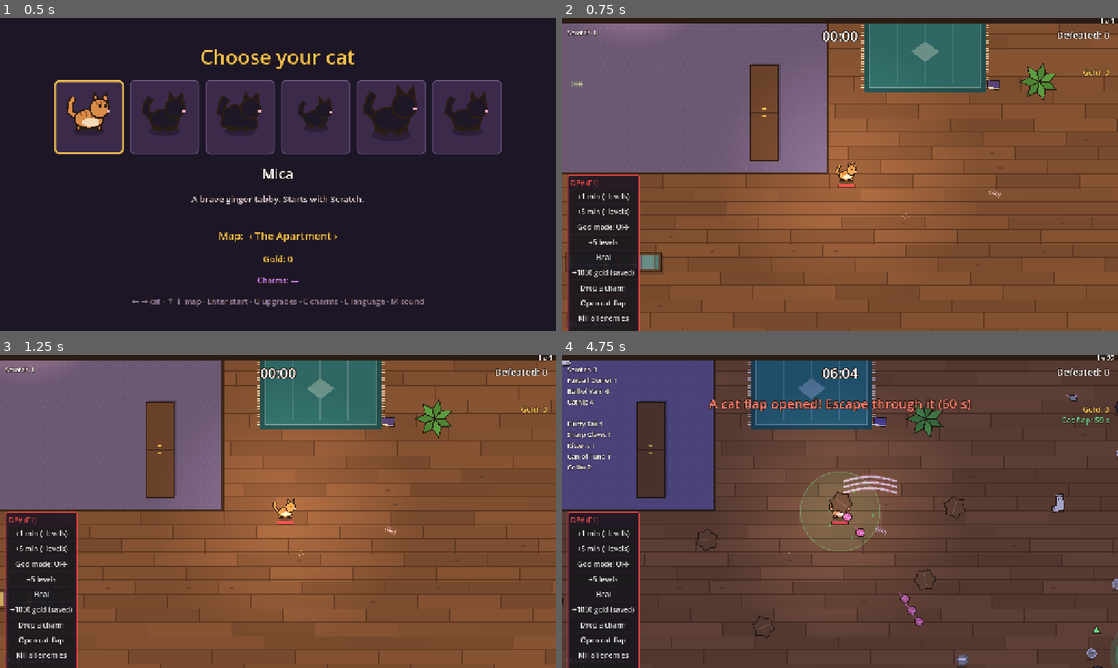
Above: before the commit, frames 1-4 (two rows, left to right).
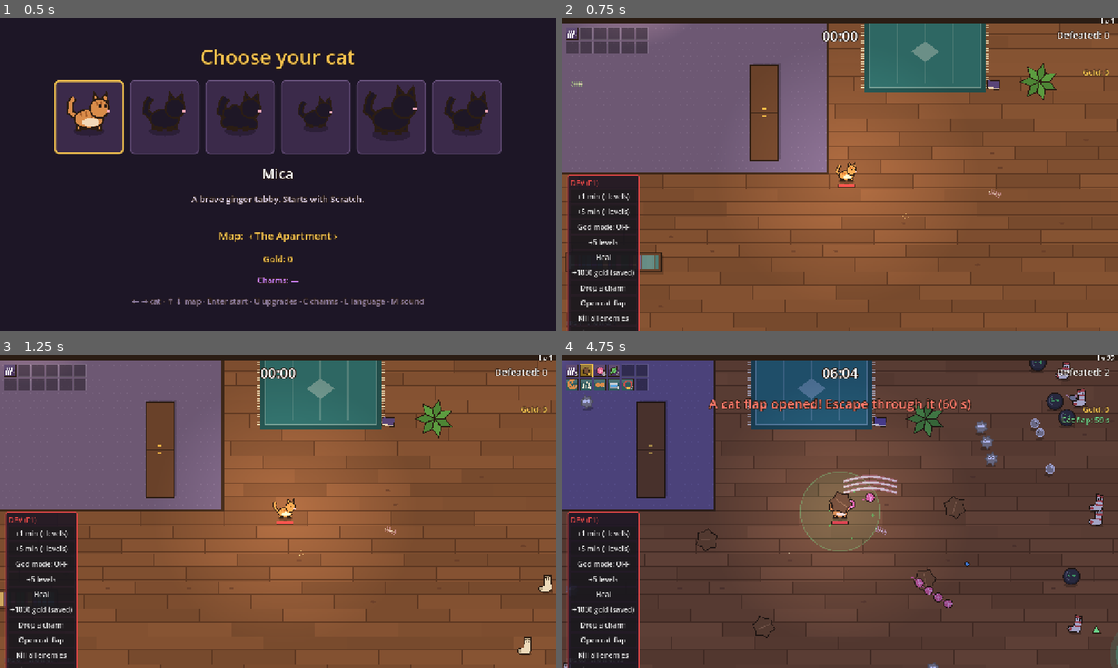
Above: after the commit, the same moments.

Repository: johnniccon01/cat-survivors
Game: Godot game, scene res://scenes/character_select.tscn
The game is run twice, just before and just after one commit, with the same random seed, the same clock (stepped at 60 frames per second) and the same inputs.
Inputs (mouse positions are in pixels of both pictures, inside the frame that each line leads up to):
- Up to frame 1 (0.5 s): no input
- Up to frame 2 (0.75 s): tap Enter (ui_accept) at 0.5 s; move the mouse to (962, 158) at 0.52 s; hold D (move_right) from 0.53 s (still down); hold L (language) from 0.53 s (still down); click (962, 158) at 0.67 s
- Up to frame 3 (1.25 s): keep holding D (move_right); keep holding L (language); tap U (shop) at 0.77, 1.07 s
- Up to frame 4 (4.75 s): release D (move_right) at 1.25 s; release L (language) at 1.25 s; drag from (728, 527) to (812, 574) at 1.27 s; click "+1 min (+levels)" at 2 s; click "+5 min (+levels)" at 2.75 s; move the mouse to (895, 442) at 3.52 s; hold D (move_right) 3.53-4.25 s; hold L (language) 3.53-4.25 s; click (895, 442) at 3.67 s; drag from (812, 574) to (673, 464) at 4.27 s

Frame 1 is identical in both runs. In frame 2, 0.9% of the frame differs, in the area x 0-16%, y 3-12%; in frame 3, 1.1%; in frame 4, 3.6%, in the area x 0-100%, y 1-100%.

Commit message:
Weapon/passive icons with slot limits, randomized pacing
- Procedural icons for all weapons and passives; HUD shows 6 weapon and
  6 passive slots (empty slots visible) with level badges, MAX, and a
  gold frame + star for evolved weapons
- Level-up cards show the item's icon
- Alive-enemy cap re-rolled every 30-60 s within a range that grows over
  the run (about 70-120 early, 150-200 at 5 min, 300-400 at the end)
- Randomness: spawn interval ±25%, lulls every 2-3 min for 8-14 s,
  events shifted ±30 s, bosses arrive 0-20 s into their wave, elites
  every 30-50 s, guaranteed cat flaps at 5/10/15 min ±30 s

Co-Authored-By: Claude Opus 5.5 <noreply@anthropic.com>

Diff:
--- a/scripts/main.gd
+++ b/scripts/main.gd
@@ -29,8 +29,9 @@
 const DEATH_GOLD_KEPT := 0.5
 ## Cat flaps only open from this point of the run on.
 const EXTRACT_FROM := 180.0
-## A cat flap always opens at these minutes, even without a boss or quest.
-const FLAP_MINUTES := [5, 10, 15]
+## A cat flap always opens around these minutes (±30 s), even without a
+## boss or quest.
+const FLAP_MINUTES := [5.0, 10.0, 15.0]
 ## Quiet time after a boss falls.
 const BOSS_BREATHER := 12.0
 ## Charm drop chances.
@@ -63,6 +64,7 @@
 ## Charms picked up this run: only kept by escaping or winning.
 var run_charms: Array[String] = []
 var _flap_index := 0
+var _flap_times: Array[float] = []
 var chests_opened := 0
 
 var _args := OS.get_cmdline_user_args()
@@ -93,6 +95,8 @@
 		_catch_up.call_deferred(spawner.elapsed)
 	_bot_time += spawner.elapsed
 	night.setup(spawner, player)
+	for m: float in FLAP_MINUTES:
+		_flap_times.append(m * 60.0 + randf_range(-30.0, 30.0))
 	quests = QuestDirector.new()
 	add_child(quests)
 	quests.setup(self)
@@ -161,7 +165,7 @@
 		_xp_seen = pickups.total_xp
 		_max_alive = maxi(_max_alive, enemies.enemies.size())
 	hud.update_quest(quests.active)
-	if _flap_index < FLAP_MINUTES.size() and spawner.elapsed >= FLAP_MINUTES[_flap_index] * 60.0:
+	if _flap_index < _flap_times.size() and spawner.elapsed >= _flap_times[_flap_index]:
 		_flap_index += 1
 		_open_extraction(true)
 	hud.update_extraction(extraction)
--- a/scripts/spawner.gd
+++ b/scripts/spawner.gd
@@ -8,9 +8,11 @@
 ## Difficulty keeps up with the cat: enemy health grows with the cat's level
 ## and with the Curse power-up, which also brings more and faster enemies.
 ##
-## Pacing: a soft cap limits how many regular enemies are alive at once, and
-## calm periods (after a boss falls, plus a short lull every few minutes)
-## stop regular spawning so the player can breathe.
+## Pacing: a soft cap limits how many regular enemies are alive at once. The
+## cap is re-rolled every half minute or so inside a range that grows with
+## time, so the pressure ebbs and flows. Calm periods (after a boss falls,
+## plus a lull every few minutes) stop regular spawning. Spawn rate, lulls,
+## events and boss arrivals all get a little randomness so runs differ.
 
 signal boss_spawned(boss_id: String)
 signal stage_cleared
@@ -26,12 +28,14 @@
 const ELITE_HP := 8.0
 const RING_RADIUS := 240.0
 const SWARM_TIME := 7.0
-## Alive-enemy cap for regular spawns: starts here, grows per minute, tops out.
-const CAP_BASE := 170
-const CAP_PER_MINUTE := 5
-const CAP_MAX := 260
-const LULL_EVERY := 150.0
-const LULL_TIME := 10.0
+## Alive-enemy cap ranges by minute: [minute, low, high], interpolated.
+const CAP_RANGES := [[0, 70, 120], [5, 150, 200], [12, 250, 330], [17, 300, 400]]
+const CAP_REROLL := [30.0, 60.0]
+const LULL_EVERY := [120.0, 180.0]
+const LULL_TIME := [8.0, 14.0]
+const BOSS_DELAY := [0.0, 20.0]
+const EVENT_JITTER := 0.5
+const ELITE_EVERY_RANGE := [30.0, 50.0]
 
 @export var stage_id := "LIVING_ROOM"
 
@@ -49,7 +53,12 @@
 var _elite_timer := ELITE_EVERY
 var _wave_minute := -1
 var _events_done := 0
-var _lull_timer := LULL_EVERY
+var _lull_timer := 150.0
+var _cap := 100
+var _cap_timer := 0.0
+var _events: Array = []
+var _pending_bosses: Array = []
+var _boss_timer := 0.0
 var _cleared := false
 
 
@@ -58,6 +67,13 @@
 	_enemies = enemies
 	stage_id = Profile.selected_stage
 	_stage = GameData.stages[stage_id]
+	_lull_timer = randf_range(LULL_EVERY[0], LULL_EVERY[1])
+	# Every run shifts the timed events a little.
+	for ev: Dictionary in _stage.get("events", []):
+		var e := ev.duplicate()
+		e["minute"] = maxf(float(e["minute"]) + randf_range(-EVENT_JITTER, EVENT_JITTER), 0.5)
+		_events.append(e)
+	_events.sort_custom(func(a: Dictionary, b: Dictionary) -> bool: return a["minute"] < b["minute"])
 
 
 func stage() -> Dictionary:
@@ -82,17 +98,35 @@
 	calm = maxf(calm, seconds)
 
 
-## How many regular enemies may be alive right now.
+## How many regular enemies may be alive right now (re-rolled now and then).
 func alive_cap() -> int:
-	return mini(CAP_BASE + floori(elapsed / 60.0) * CAP_PER_MINUTE, CAP_MAX)
+	return _cap
+
+
+func _roll_cap() -> void:
+	var minute := elapsed / 60.0
+	var lo := float(CAP_RANGES[0][1])
+	var hi := float(CAP_RANGES[0][2])
+	for i in CAP_RANGES.size():
+		var r: Array = CAP_RANGES[i]
+		if minute >= r[0]:
+			lo = r[1]
+			hi = r[2]
+			if i + 1 < CAP_RANGES.size():
+				var nxt: Array = CAP_RANGES[i + 1]
+				var k: float = (minute - float(r[0])) / float(nxt[0] - r[0])
+				lo = lerpf(r[1], nxt[1], k)
+				hi = lerpf(r[2], nxt[2], k)
+	_cap = randi_range(roundi(lo), roundi(hi))
+	_cap_timer = randf_range(CAP_REROLL[0], CAP_REROLL[1])
 
 
 ## Jumps the clock (dev tool) without firing every skipped event at once.
 func skip_to(seconds: float) -> void:
 	elapsed = seconds
-	var events: Array = _stage.get("events", [])
-	while _events_done < events.size() and float(events[_events_done]["minute"]) * 60.0 <= elapsed:
+	while _events_done < _events.size() and float(_events[_events_done]["minute"]) * 60.0 <= elapsed:
 		_events_done += 1
+	_roll_cap()
 
 
 ## Health multiplier for enemies spawned right now.
@@ -120,10 +154,13 @@
 	if paused:
 		return
 	_tick_props(delta)
+	_cap_timer -= delta
+	if _cap_timer <= 0.0:
+		_roll_cap()
 	_lull_timer -= delta
 	if _lull_timer <= 0.0:
-		_lull_timer = LULL_EVERY
-		calm_for(LULL_TIME)
+		_lull_timer = randf_range(LULL_EVERY[0], LULL_EVERY[1])
+		calm_for(randf_range(LULL_TIME[0], LULL_TIME[1]))
 	if calm > 0.0:
 		calm -= delta
 		return
@@ -132,20 +169,27 @@
 	var radius := _spawn_radius()
 	if int(wave["minute"]) != _wave_minute:
 		_wave_minute = int(wave["minute"])
-		for boss_id: String in wave.get("bosses", []):
-			_spawn(boss_id, _player.position + Vector2.from_angle(randf() * TAU) * radius)
-			boss_spawned.emit(boss_id)
+		# Bosses arrive a little after their wave starts, not on the dot.
+		_pending_bosses.append_array(wave.get("bosses", []))
+		_boss_timer = randf_range(BOSS_DELAY[0], BOSS_DELAY[1])
+	if not _pending_bosses.is_empty():
+		_boss_timer -= delta
+		if _boss_timer <= 0.0:
+			for boss_id: String in _pending_bosses:
+				_spawn(boss_id, _player.position + Vector2.from_angle(randf() * TAU) * radius)
+				boss_spawned.emit(boss_id)
+			_pending_bosses.clear()
 	if elapsed >= ELITE_FROM:
 		_elite_timer -= delta
 		if _elite_timer <= 0.0:
-			_elite_timer = ELITE_EVERY
+			_elite_timer = randf_range(ELITE_EVERY_RANGE[0], ELITE_EVERY_RANGE[1])
 			var elite := _spawn((wave["enemies"] as Array).pick_random(), _player.position + Vector2.from_angle(randf() * TAU) * radius)
 			if elite != null:
 				elite.make_elite(ELITE_HP)
 	_timer -= delta
 	if _timer > 0.0:
 		return
-	_timer = float(wave["interval"]) / _player.stat("curse")
+	_timer = float(wave["interval"]) * randf_range(0.75, 1.25) / _player.stat("curse")
 	_enemies.spawn_radius = radius
 	_enemies.relocate_distance = radius * 1.5
 	# Top up to the wave's minimum at once, then trickle more in until the
@@ -171,10 +215,9 @@
 ## Timed events from the stage: "ring" surrounds the cat with a closing
 ## circle, "swarm" sends a pack charging straight across the screen.
 func _tick_events() -> void:
-	var events: Array = _stage.get("events", [])
-	if _events_done >= events.size():
-		return
-	var ev: Dictionary = events[_events_done]
+	if _events_done >= _events.size():
+		return
+	var ev: Dictionary = _events[_events_done]
 	if elapsed < float(ev["minute"]) * 60.0:
 		return
 	_events_done += 1
--- a/scripts/ui/hud.gd
+++ b/scripts/ui/hud.gd
@@ -10,7 +10,7 @@
 
 var _xp_fill: ColorRect
 var _level_label: Label
-var _inventory_label: Label
+var _inventory: InventoryBar
 var _time_label: Label
 var _kills_label: Label
 var _gold_label: Label
@@ -71,11 +71,8 @@
 	_gold_label.label_settings.font_color = Color("f2c14e")
 	add_child(_gold_label)
 
-	_inventory_label = _label(15, HORIZONTAL_ALIGNMENT_LEFT)
-	_inventory_label.set_anchors_and_offsets_preset(Control.PRESET_TOP_LEFT)
-	_inventory_label.offset_top = 22
-	_inventory_label.offset_left = 12
-	add_child(_inventory_label)
+	_inventory = InventoryBar.new()
+	add_child(_inventory)
 
 	_debug_label = _label(14, HORIZONTAL_ALIGNMENT_LEFT)
 	_debug_label.set_anchors_and_offsets_preset(Control.PRESET_BOTTOM_LEFT)
@@ -198,14 +195,8 @@
 
 
 func update_inventory(player: Player) -> void:
-	var lines: Array[String] = []
-	for weapon: Weapon in player.weapons.get_children():
-		lines.append("%s %d" % [Upgrades.item_name("weapon", weapon.id), weapon.level])
-	if not player.passives.is_empty():
-		lines.append("")
-	for id: String in player.passives:
-		lines.append("%s %d" % [Upgrades.item_name("passive", id), player.passives[id]])
-	_inventory_label.text = "\n".join(lines)
+	_inventory.player = player
+	_inventory.refresh()
 
 
 func update_gold(amount: int, charms: int = 0) -> void:
--- /dev/null
+++ b/scripts/ui/icon_view.gd
@@ -0,0 +1,18 @@
+class_name IconView
+extends Control
+## A Control that shows one weapon or passive icon (used on level-up cards).
+
+var kind := "weapon"
+var id := ""
+
+
+func _init(p_kind: String = "weapon", p_id: String = "", side: float = 40.0) -> void:
+	kind = p_kind
+	id = p_id
+	custom_minimum_size = Vector2(side, side)
+	mouse_filter = Control.MOUSE_FILTER_IGNORE
+
+
+func _draw() -> void:
+	var side := minf(size.x, size.y)
+	Icons.draw(self, kind, id, Rect2((size - Vector2(side, side)) * 0.5, Vector2(side, side)))
--- /dev/null
+++ b/scripts/ui/icons.gd
@@ -0,0 +1,142 @@
+class_name Icons
+## Small procedural icons for weapons and passives, drawn on a 16x16 grid and
+## scaled to whatever size is asked for. Evolved weapons reuse their base
+## weapon's symbol on a gold background.
+
+const OUTLINE := Color("2b1d14")
+const WEAPON_BG := Color("4a3460")
+const PASSIVE_BG := Color("2f5a5e")
+const EVOLVED_BG := Color("8a6a1e")
+
+## Evolved weapon -> base weapon whose symbol it shares.
+static var _base_of: Dictionary = {}
+
+
+static func base_weapon(id: String) -> String:
+	if _base_of.is_empty():
+		for wid: String in GameData.weapons:
+			var evo: Dictionary = GameData.weapons[wid].get("evolve", {})
+			if not evo.is_empty():
+				_base_of[evo["into"]] = wid
+	return _base_of.get(id, id)
+
+
+static func is_evolved(kind: String, id: String) -> bool:
+	return kind == "weapon" and GameData.weapons.get(id, {}).get("evolved", false)
+
+
+## Draws the icon for (kind, id) into `rect` on canvas item `ci`.
+static func draw(ci: CanvasItem, kind: String, id: String, rect: Rect2) -> void:
+	var evolved := is_evolved(kind, id)
+	var bg := EVOLVED_BG if evolved else (WEAPON_BG if kind == "weapon" else PASSIVE_BG)
+	ci.draw_rect(rect, OUTLINE)
+	ci.draw_rect(rect.grow(-1.0), bg)
+	ci.draw_rect(Rect2(rect.position + Vector2(1, 1), Vector2(rect.size.x - 2, rect.size.y * 0.35)), bg.lightened(0.12))
+	var s := rect.size.x / 16.0
+	ci.draw_set_transform(rect.position, 0.0, Vector2(s, s))
+	if kind == "weapon":
+		_weapon(ci, base_weapon(id))
+	else:
+		_passive(ci, id)
+	ci.draw_set_transform(Vector2.ZERO)
+
+
+static func _weapon(ci: CanvasItem, id: String) -> void:
+	match id:
+		"SCRATCH":
+			for i in 3:
+				ci.draw_line(Vector2(4 + i * 3, 3), Vector2(2 + i * 3, 13), Color.WHITE, 1.5)
+		"YARN":
+			ci.draw_circle(Vector2(8, 8), 5.0, OUTLINE)
+			ci.draw_circle(Vector2(8, 8), 4.2, Color("e0628f"))
+			ci.draw_line(Vector2(4, 7), Vector2(12, 9), Color("f7a8c4"), 1.0)
+			ci.draw_line(Vector2(7, 4), Vector2(9, 12), Color("f7a8c4"), 1.0)
+			ci.draw_line(Vector2(12, 11), Vector2(14, 14), Color("e0628f"), 1.0)
+		"HAIRBALL":
+			var pts := PackedVector2Array()
+			for i in 10:
+				pts.append(Vector2(8, 8) + Vector2.from_angle(TAU * i / 10.0) * (5.0 if i % 2 == 0 else 3.8))
+			ci.draw_colored_polygon(pts, Color("7a5235"))
+			ci.draw_polyline(Shapes.closed(pts), OUTLINE, 1.0)
+		"CATNIP":
+			var leaf := PackedVector2Array([Vector2(3, 13), Vector2(5, 5), Vector2(12, 3), Vector2(11, 10)])
+			ci.draw_colored_polygon(leaf, Color("6cc46c"))
+			ci.draw_polyline(Shapes.closed(leaf), OUTLINE, 1.0)
+			ci.draw_line(Vector2(3, 13), Vector2(11, 5), Color("3f7a3a"), 1.0)
+		"FISHBONES":
+			ci.draw_line(Vector2(3, 8), Vector2(12, 8), Color("eae4d3"), 1.5)
+			for x: float in [5.0, 7.5, 10.0]:
+				ci.draw_line(Vector2(x, 5), Vector2(x, 11), Color("eae4d3"), 1.0)
+			ci.draw_circle(Vector2(13, 8), 1.8, Color("eae4d3"))
+			ci.draw_colored_polygon(PackedVector2Array([Vector2(3, 8), Vector2(1, 5), Vector2(1, 11)]), Color("eae4d3"))
+		"LASER":
+			ci.draw_line(Vector2(2, 13), Vector2(12, 4), Color(1, 0.3, 0.3, 0.6), 2.0)
+			ci.draw_circle(Vector2(12, 4), 2.5, Color("ff3b3b"))
+			ci.draw_circle(Vector2(12, 4), 1.0, Color.WHITE)
+			ci.draw_rect(Rect2(1, 12, 4, 2), Color("c9ced2"))
+		"MILK":
+			ci.draw_colored_polygon(Shapes.ellipse(Vector2(8, 11), 6, 2.5, 12), Color("f4f1ea"))
+			ci.draw_colored_polygon(PackedVector2Array([Vector2(8, 2), Vector2(11, 8), Vector2(8, 10), Vector2(5, 8)]), Color("f4f1ea"))
+			ci.draw_polyline(PackedVector2Array([Vector2(8, 2), Vector2(11, 8), Vector2(8, 10), Vector2(5, 8), Vector2(8, 2)]), OUTLINE, 1.0)
+		"BELL":
+			var bell := PackedVector2Array([Vector2(3, 12), Vector2(4, 6), Vector2(8, 3), Vector2(12, 6), Vector2(13, 12)])
+			ci.draw_colored_polygon(bell, Color("f2c14e"))
+			ci.draw_polyline(Shapes.closed(bell), OUTLINE, 1.0)
+			ci.draw_circle(Vector2(8, 13), 1.5, OUTLINE)
+		"FEATHER":
+			ci.draw_line(Vector2(3, 13), Vector2(13, 3), Color("e8e0d0"), 1.0)
+			var vane := PackedVector2Array([Vector2(4, 12), Vector2(6, 6), Vector2(13, 3), Vector2(10, 10)])
+			ci.draw_colored_polygon(vane, Color("6fc2ff"))
+			ci.draw_polyline(Shapes.closed(vane), OUTLINE, 1.0)
+		_:
+			ci.draw_circle(Vector2(8, 8), 4.0, Color.WHITE)
+
+
+static func _passive(ci: CanvasItem, id: String) -> void:
+	match id:
+		"MIGHT":
+			for i in 3:
+				var x := 4.0 + i * 3.5
+				ci.draw_colored_polygon(PackedVector2Array([Vector2(x - 1.2, 13), Vector2(x + 1.2, 13), Vector2(x + 1.5, 4)]), Color("f3e7d0"))
+		"SPEED":
+			ci.draw_circle(Vector2(10, 10), 3.0, Color("f3a9b8"))
+			for p: Vector2 in [Vector2(7, 6), Vector2(10, 5), Vector2(13, 6)]:
+				ci.draw_circle(p, 1.3, Color("f3a9b8"))
+			for y: float in [8.0, 10.0, 12.0]:
+				ci.draw_line(Vector2(1, y), Vector2(5, y), Color(1, 1, 1, 0.7), 1.0)
+		"MAXHP":
+			ci.draw_colored_polygon(Shapes.ellipse(Vector2(8, 10), 6, 3, 12), Color("d9d9e0"))
+			ci.draw_colored_polygon(Shapes.ellipse(Vector2(8, 9), 4.5, 1.8, 12), Color("ffffff"))
+			ci.draw_colored_polygon(PackedVector2Array([Vector2(8, 6), Vector2(5, 3), Vector2(6.5, 2), Vector2(8, 3.5), Vector2(9.5, 2), Vector2(11, 3)]), Color("e04646"))
+		"COOLDOWN":
+			for z: Array in [[Vector2(3, 10), 4.0], [Vector2(8, 6), 3.0], [Vector2(12, 3), 2.0]]:
+				var p: Vector2 = z[0]
+				var w: float = z[1]
+				ci.draw_polyline(PackedVector2Array([p, p + Vector2(w, 0), p + Vector2(0, w), p + Vector2(w, w)]), Color("8fd3ff"), 1.0)
+		"AREA":
+			ci.draw_arc(Vector2(8, 8), 5.5, 0.0, TAU * 0.8, 16, Color("d98c4a"), 2.5)
+			ci.draw_arc(Vector2(8, 8), 2.5, 0.0, TAU * 0.8, 10, Color("d98c4a"), 1.5)
+		"MAGNET":
+			ci.draw_arc(Vector2(8, 7), 4.5, PI, TAU, 10, Color("d94848"), 3.0)
+			ci.draw_rect(Rect2(2.2, 7, 3, 5), Color("d94848"))
+			ci.draw_rect(Rect2(10.8, 7, 3, 5), Color("d94848"))
+			ci.draw_rect(Rect2(2.2, 11, 3, 2), Color("e8ecef"))
+			ci.draw_rect(Rect2(10.8, 11, 3, 2), Color("e8ecef"))
+		"AMOUNT":
+			for c: Vector2 in [Vector2(5, 9), Vector2(11, 9)]:
+				ci.draw_circle(c, 3.0, Color("d98c4a"))
+				ci.draw_colored_polygon(PackedVector2Array([c + Vector2(-3, -1), c + Vector2(-2, -4), c + Vector2(0, -2)]), Color("d98c4a"))
+				ci.draw_colored_polygon(PackedVector2Array([c + Vector2(3, -1), c + Vector2(2, -4), c + Vector2(0, -2)]), Color("d98c4a"))
+		"REGEN":
+			ci.draw_rect(Rect2(3, 6, 10, 7), Color("9aa0a6"))
+			ci.draw_rect(Rect2(3, 6, 10, 2), Color("c9ced2"))
+			ci.draw_rect(Rect2(4, 9, 8, 3), Color("5aa9e6"))
+		"ARMOR":
+			ci.draw_arc(Vector2(8, 8), 5.0, 0.0, TAU, 16, Color("c94f4f"), 2.0)
+			ci.draw_circle(Vector2(8, 13), 2.0, Color("f2c14e"))
+		"HEAL":
+			ci.draw_colored_polygon(Shapes.ellipse(Vector2(9, 8), 5, 2.5, 12), Color("b8cfdc"))
+			ci.draw_colored_polygon(PackedVector2Array([Vector2(4, 8), Vector2(1, 5), Vector2(1, 11)]), Color("8fa9b8"))
+			ci.draw_rect(Rect2(11, 7, 1, 1), OUTLINE)
+		_:
+			ci.draw_circle(Vector2(8, 8), 4.0, Color.WHITE)
--- /dev/null
+++ b/scripts/ui/inventory_bar.gd
@@ -0,0 +1,68 @@
+class_name InventoryBar
+extends Control
+## Two rows of slots in the top-left corner: weapons and passives. Each icon
+## shows its level; maxed items say MAX and evolved weapons get a star and
+## a gold frame. Empty slots are dark, so the slot limit is visible.
+
+const SLOT := 28.0
+const GAP := 4.0
+const OUTLINE := Color("2b1d14")
+const GOLD := Color("f2c14e")
+
+var player: Player
+
+var _font: Font
+
+
+func _ready() -> void:
+	mouse_filter = Control.MOUSE_FILTER_IGNORE
+	_font = ThemeDB.fallback_font
+	position = Vector2(10, 22)
+	size = Vector2((SLOT + GAP) * Player.MAX_WEAPONS, (SLOT + GAP) * 2)
+
+
+func refresh() -> void:
+	queue_redraw()
+
+
+func _draw() -> void:
+	if player == null:
+		return
+	var weapons := player.weapons.get_children()
+	for i in Player.MAX_WEAPONS:
+		var rect := Rect2(Vector2(i * (SLOT + GAP), 0), Vector2(SLOT, SLOT))
+		if i < weapons.size():
+			var w: Weapon = weapons[i]
+			Icons.draw(self, "weapon", w.id, rect)
+			if Icons.is_evolved("weapon", w.id):
+				draw_rect(rect.grow(1.0), GOLD, false, 2.0)
+				_badge(rect, "★", GOLD)
+			else:
+				_badge(rect, "MAX" if w.level >= w.max_level() else str(w.level), GOLD if w.level >= w.max_level() else Color.WHITE)
+		else:
+			_empty(rect)
+	var ids := player.passives.keys()
+	for i in Player.MAX_PASSIVES:
+		var rect := Rect2(Vector2(i * (SLOT + GAP), SLOT + GAP), Vector2(SLOT, SLOT))
+		if i < ids.size():
+			var id: String = ids[i]
+			var lvl: int = player.passives[id]
+			var max_lvl: int = GameData.passives[id]["levels"].size()
+			Icons.draw(self, "passive", id, rect)
+			_badge(rect, "MAX" if lvl >= max_lvl else str(lvl), GOLD if lvl >= max_lvl else Color.WHITE)
+		else:
+			_empty(rect)
+
+
+func _empty(rect: Rect2) -> void:
+	draw_rect(rect, Color(0, 0, 0, 0.35))
+	draw_rect(rect, Color(1, 1, 1, 0.12), false, 1.0)
+
+
+## Small number (or MAX / star) in the bottom-right corner of a slot.
+func _badge(rect: Rect2, text: String, color: Color) -> void:
+	var size := 11 if text.length() > 1 else 13
+	var w := _font.get_string_size(text, HORIZONTAL_ALIGNMENT_LEFT, -1, size).x
+	var pos := rect.end + Vector2(-w - 1, -2)
+	draw_string_outline(_font, pos, text, HORIZONTAL_ALIGNMENT_LEFT, -1, size, 3, OUTLINE)
+	draw_string(_font, pos, text, HORIZONTAL_ALIGNMENT_LEFT, -1, size, color)
--- a/scripts/ui/level_up_panel.gd
+++ b/scripts/ui/level_up_panel.gd
@@ -86,7 +86,7 @@
 
 func _make_card(index: int, offer: Dictionary) -> Button:
 	var card := Button.new()
-	card.custom_minimum_size = Vector2(260, 200)
+	card.custom_minimum_size = Vector2(260, 240)
 	card.focus_mode = Control.FOCUS_ALL
 	card.add_theme_stylebox_override("normal", _style(CARD_BORDER))
 	card.add_theme_stylebox_override("hover", _style(CARD_FOCUS))
@@ -108,6 +108,10 @@
 	var tag := _label(16, CARD_FOCUS if offer["level"] == 1 else Color("b9a8c9"))
 	tag.text = "%d · %s" % [index + 1, Upgrades.tag(offer)] if Upgrades.tag(offer) != "" else str(index + 1)
 	content.add_child(tag)
+
+	var icon := IconView.new(offer["kind"] if offer["kind"] != "heal" else "passive", offer["id"], 44.0)
+	icon.size_flags_horizontal = Control.SIZE_SHRINK_CENTER
+	content.add_child(icon)
 
 	var name_label := _label(24, Color.WHITE)
 	name_label.text = Upgrades.title(offer)
Not shown, added: scripts/ui/icon_view.gd.uid
Not shown, added: scripts/ui/icons.gd.uid
Not shown, added: scripts/ui/inventory_bar.gd.uid
